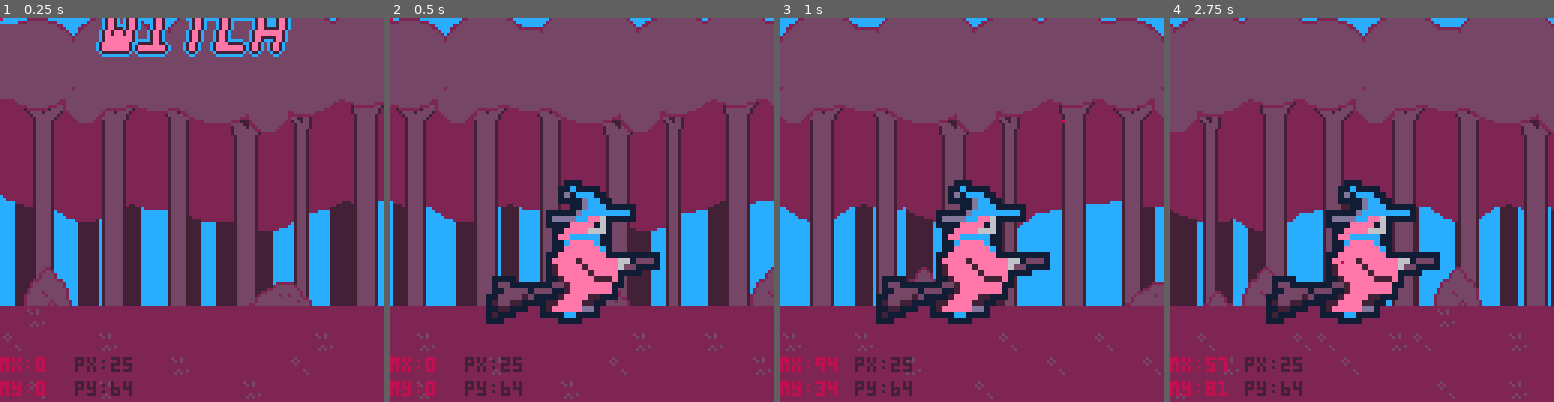
Above: before the commit, frames 1-4 (left to right).
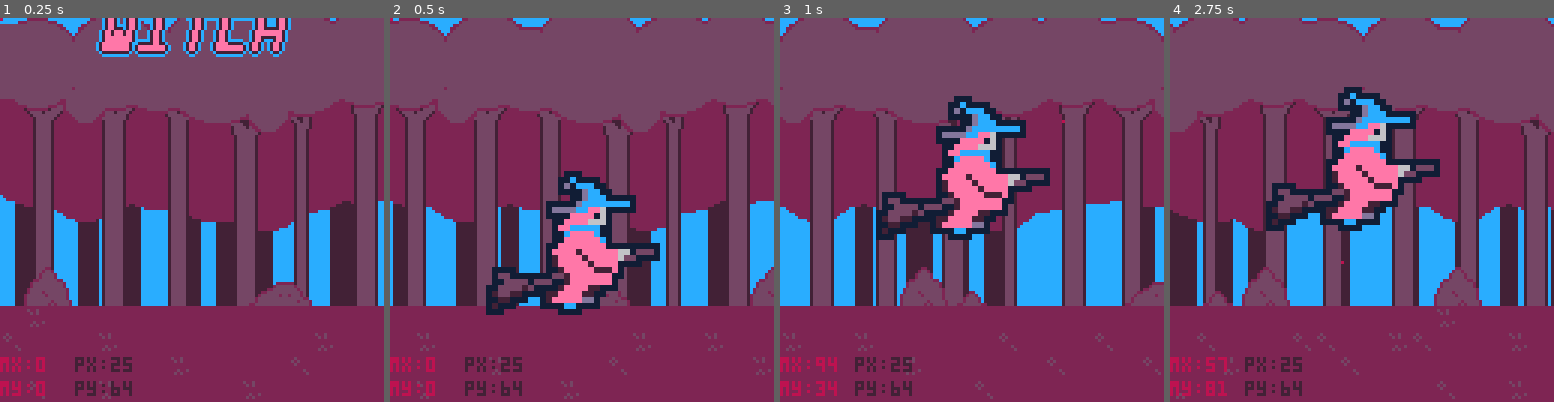
Above: after the commit, the same moments.

Repository: roseblack02/pico8-witch_blaster
Game: PICO-8 cartridge witch_blaster.p8
The game is run twice, just before and just after one commit, with the same random seed, the same clock (stepped at 60 frames per second) and the same inputs.
Inputs (mouse positions are in pixels of both pictures, inside the frame that each line leads up to):
- Up to frame 1 (0.25 s): no input
- Up to frame 2 (0.5 s): tap X (X key) at 0.33 s
- Up to frame 3 (1 s): click (1060, 121) at 0.67 s; tap O (Z key) at 0.7 s
- Up to frame 4 (2.75 s): tap X (X key) at 1.07, 1.85 s; click (1216, 267) at 1.22 s; hold Right 1.6-2.1 s; tap O (Z key) at 1.7, 2.1, 2.5 s; click (1277, 114) at 1.77 s; hold Up 2.15-2.42 s; click (1342, 259) at 2.32 s; hold Right from 2.47 s (still down)

Frame 1 is identical in both runs. In frame 2, 6.2% of the frame differs, in the area x 25-71%, y 39-80%; in frame 3, 14%; in frame 4, 14%, in the area x 25-71%, y 17-80%.

Commit message:
intro animation

Diff:
--- a/witch_blaster.p8
+++ b/witch_blaster.p8
@@ -38,6 +38,7 @@
 
 	--intro
 	intro_x,intro_y=32,54
+	intro_angle=0
 
 	--game
 	map_x,front_tree_x,back_tree_x=0,0,0
@@ -341,7 +342,9 @@
 	if (front_tree_x<-127) front_tree_x=0
 
 	--bob character
-
+	intro_y+=sin(intro_angle)*1
+	if(intro_angle>10)intro_angle=0
+    intro_angle+=0.01
 end
 
 function draw_intro()
@@ -807,6 +810,7 @@
 
 			--move up and down in sin wave
 			self.y+=sin(self.angle)*2
+			if(self.angle>10)self.angle=0
      		self.angle+=0.015
 
 			self:check_collision(self)
